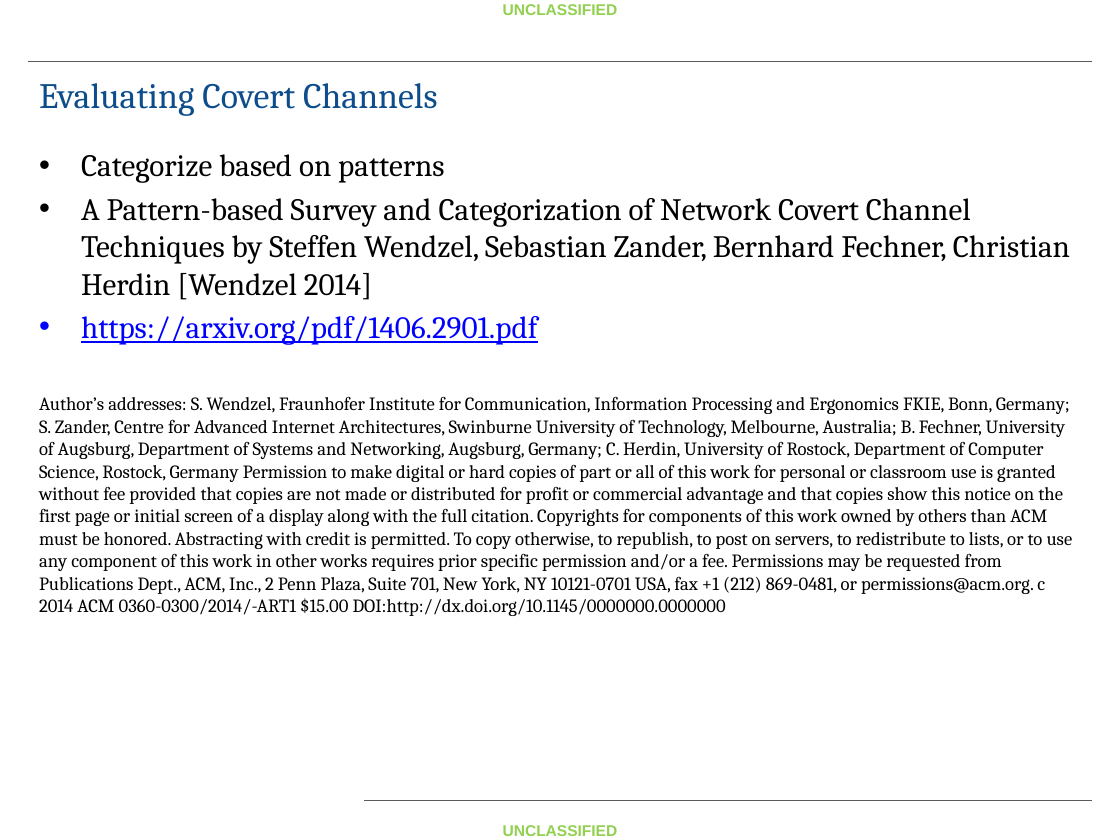
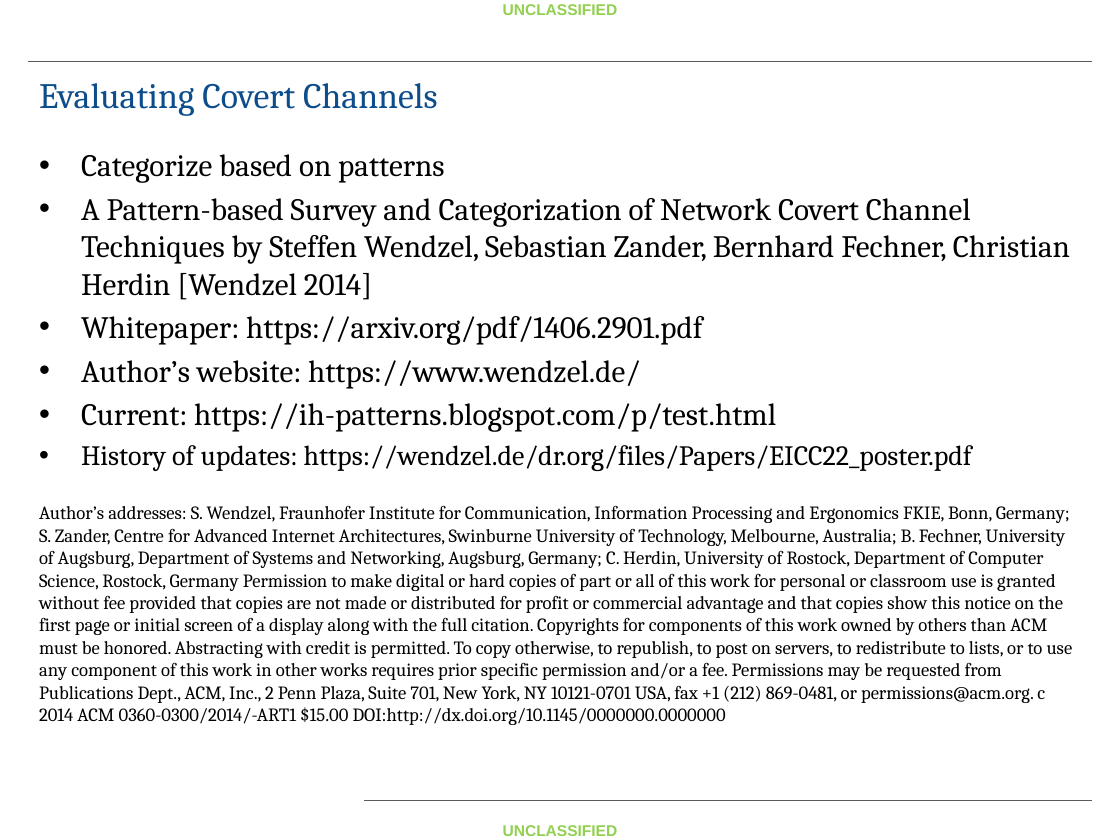
Before and after one commit to fitzgeralddaniel/CovertChannelClass, a slide deck: slide 2 of Handout/Covert Channel Lecture Whitepaper Slides.pptx. Drawn at 1120x840 pixels with LibreOffice and Linux fonts; fonts in the diff are those of the drawing; background and template pictures are left out. Boxes give left, top, right and bottom in pixels: in the first picture for what was removed or moved away, otherwise in the second. Text is boxed around its words. In the diff, an @@ line names an element or a change of style, - is before the commit and + after.

```diff
--- a/Handout/Covert Channel Lecture Whitepaper Slides.pptx
+++ b/Handout/Covert Channel Lecture Whitepaper Slides.pptx
@@ text at (81, 316, 972, 471): text changed; text colour #0000FF to #000000 @@
-• https://arxiv.org/pdf/1406.2901.pdf
+• Whitepaper: https://arxiv.org/pdf/1406.2901.pdf
+• Author’s website: https://www.wendzel.de/
+• Current: https://ih-patterns.blogspot.com/p/test.html
+• History of updates: https://wendzel.de/dr.org/files/Papers/EICC22_poster.pdf
```
Also in this commit, not shown: 17 other slides changed, 13 slides added, 2 slides removed, 13 other files.
